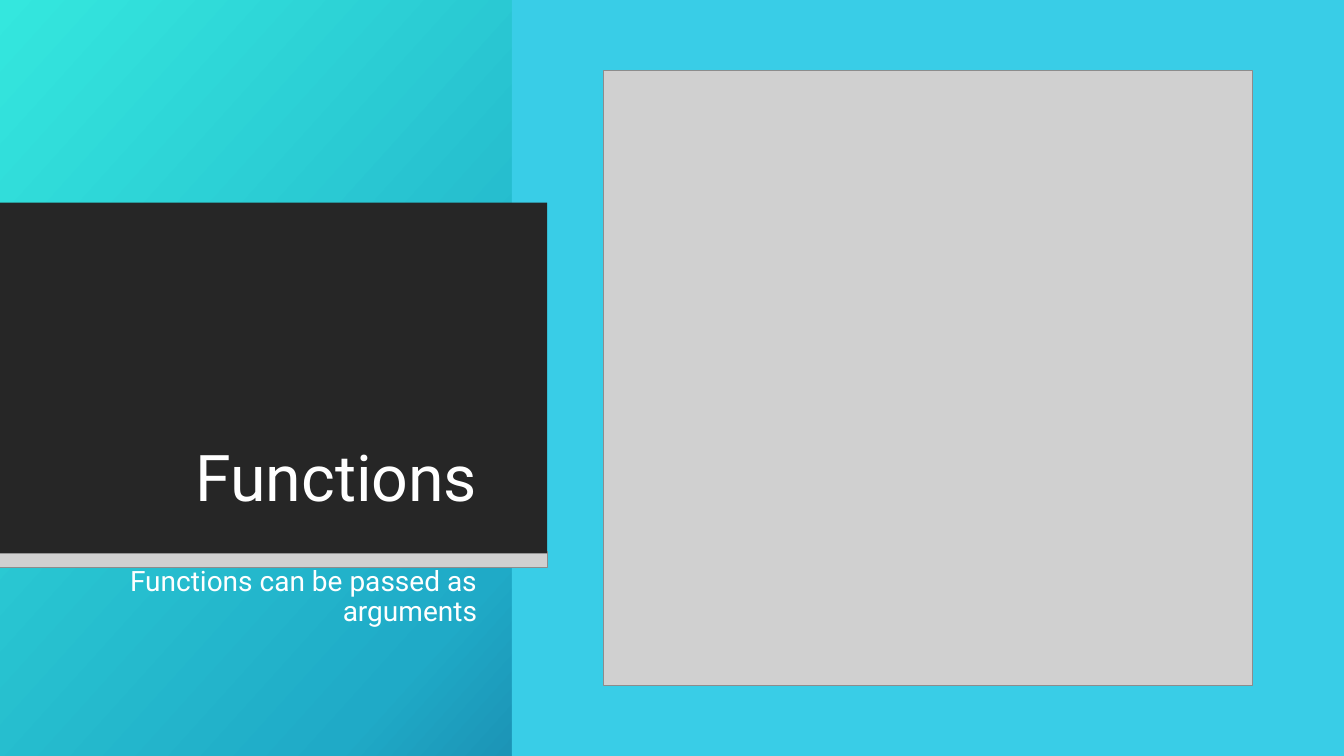
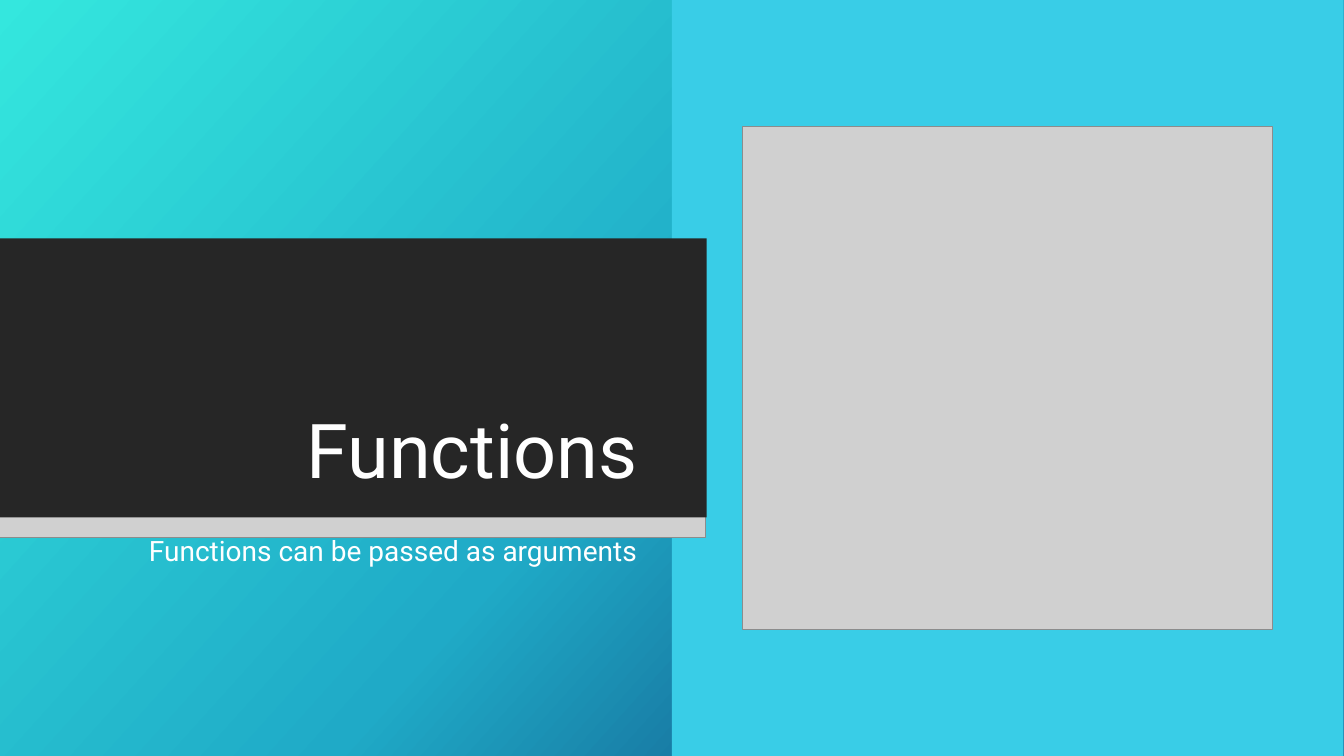
Before and after one commit to GDSC-ADEK/dart-flutter-course, a slide deck: slide 30 of week2/week2_slideshow.pptx. Drawn at 1344x756 pixels with LibreOffice and Linux fonts; fonts in the diff are those of the drawing; grey boxes stand for pictures; background and template pictures are left out. Boxes give left, top, right and bottom in pixels: in the first picture for what was removed or moved away, otherwise in the second. Text is boxed around its words. In the diff, an @@ line names an element or a change of style, - is before the commit and + after.

```diff
--- a/week2/week2_slideshow.pptx
+++ b/week2/week2_slideshow.pptx
@@ rectangle: place and size @@
-rectangle at [512,0,1344,756]
+rectangle at [673,0,1344,756]
@@ picture: place and size @@
-picture at [603,71,1252,686]
+picture at [743,127,1273,629]
@@ rectangle: place and size @@
-rectangle at [0,203,547,554]
+rectangle at [0,239,707,518]
@@ title "Functions": place and size @@
-title "Functions" at [195,454,477,502]
+title "Functions" at [306,423,637,479]
@@ title "Functions" at [306,423,637,479]: size 46 to 54 pt @@
@@ picture added at [0,517,706,537] @@
@@ text "Functions can be passed as ..." rewrapped from [130,565,477,627] to [149,535,637,567] @@
@@ picture removed at [0,552,547,568] @@
```
Also in this commit, not shown: 11 other slides changed, 1 slide added, 6 other files.
